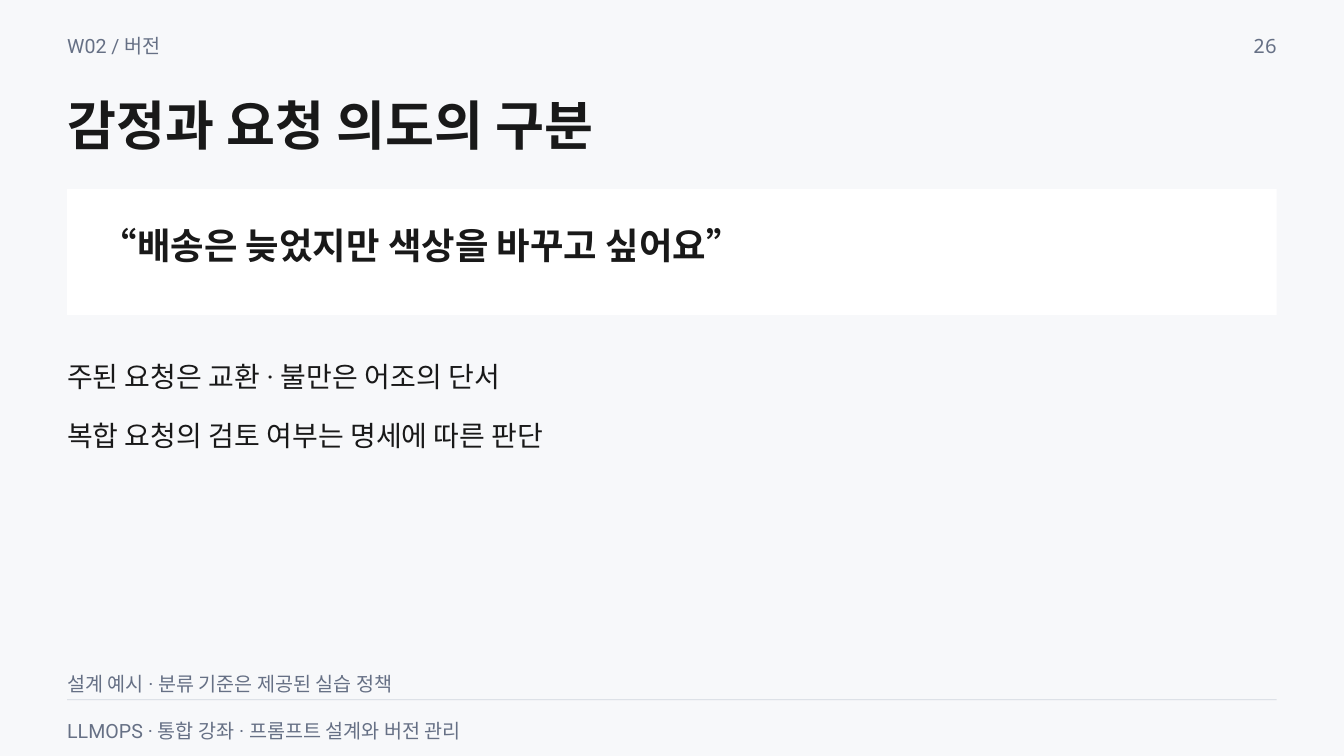
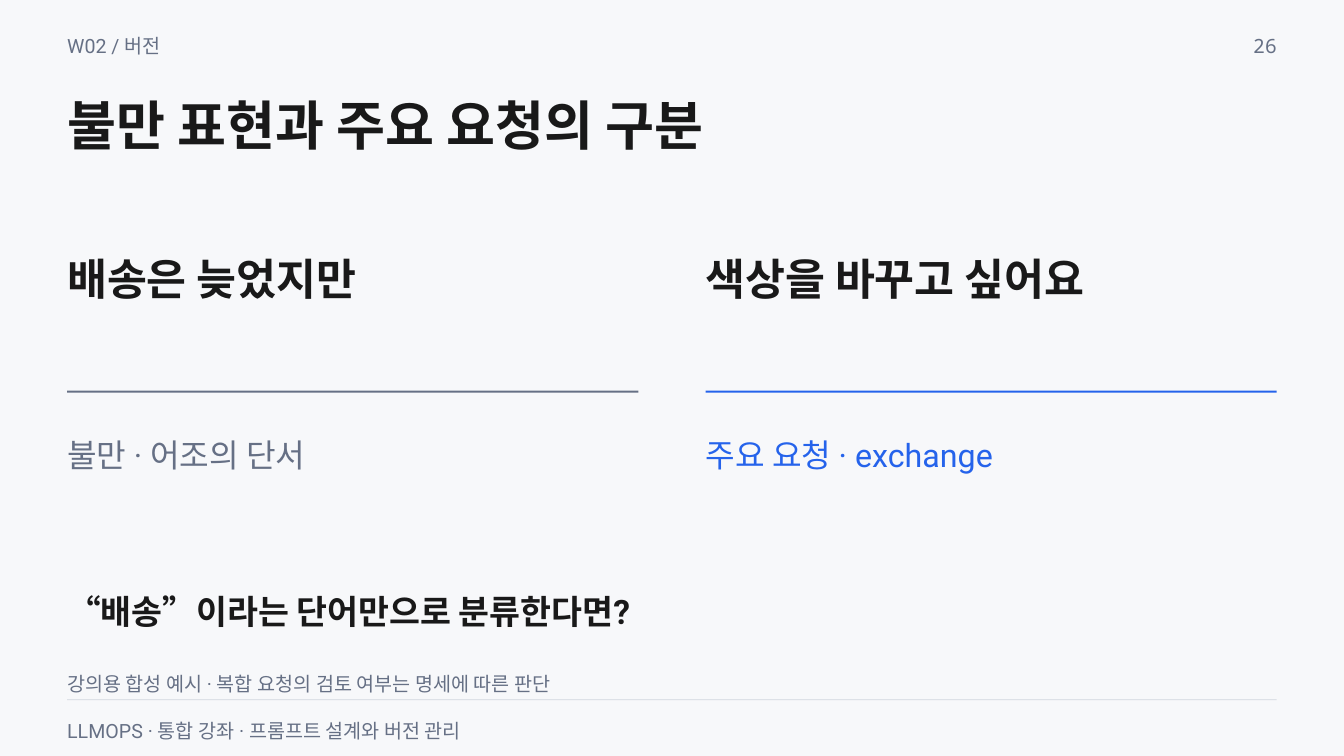
Before and after one commit to smilesjcha/llmops-16week, a slide deck: slide 26 of week02/lecture/02_week2_prompt_design_versioning.pptx. Drawn at 1344x756 pixels with LibreOffice and Linux fonts; fonts in the diff are those of the drawing. Boxes give left, top, right and bottom in pixels: in the first picture for what was removed or moved away, otherwise in the second. Text is boxed around its words. In the diff, an @@ line names an element or a change of style, - is before the commit and + after.

```diff
--- a/week02/lecture/02_week2_prompt_design_versioning.pptx
+++ b/week02/lecture/02_week2_prompt_design_versioning.pptx
@@ text at (67,100,703,150): text changed @@
-감정과 요청 의도의 구분
+불만 표현과 주요 요청의 구분
@@ rectangle removed at (68,190,1277,316) @@
@@ text added at (67,258,357,299), 31 pt, text #191919, bold @@
+배송은 늦었지만
@@ text at (706,258,1085,299): text changed; size 26 to 31 pt @@
-“배송은 늦었지만 색상을 바꾸고 싶어요”
+색상을 바꾸고 싶어요
@@ rectangle added at (68,391,639,393), fill #667085 @@
@@ rectangle added at (706,391,1277,393), fill #2563EB @@
@@ text at (67,440,305,470): text changed; size 20 to 23 pt; text colour #191919 to #667085 @@
-주된 요청은 교환 · 불만은 어조의 단서
+불만 · 어조의 단서
@@ text added at (706,440,993,474), 23 pt, text #2563EB @@
+주요 요청 · exchange
@@ text added at (67,595,630,627), 24 pt, text #191919, bold @@
+“배송”이라는 단어만으로 분류한다면?
@@ text at (67,674,550,693): text changed; size 20 to 14 pt; text colour #191919 to #667085 @@
-복합 요청의 검토 여부는 명세에 따른 판단
+강의용 합성 예시 · 복합 요청의 검토 여부는 명세에 따른 판단
@@ text removed at (67,675,392,693) @@
-설계 예시 · 분류 기준은 제공된 실습 정책
```
Also in this commit, not shown: 16 other slides changed, 6 slides added, 6 slides removed, 26 other files.
